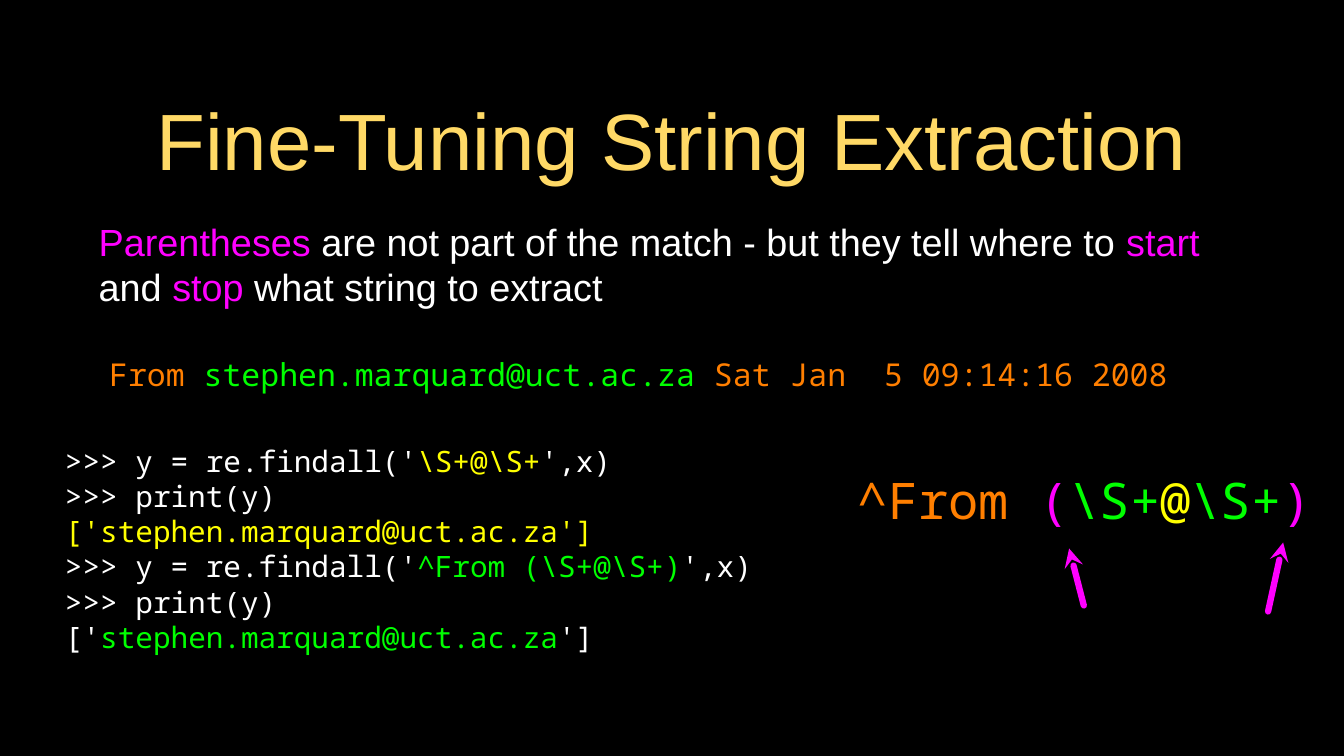
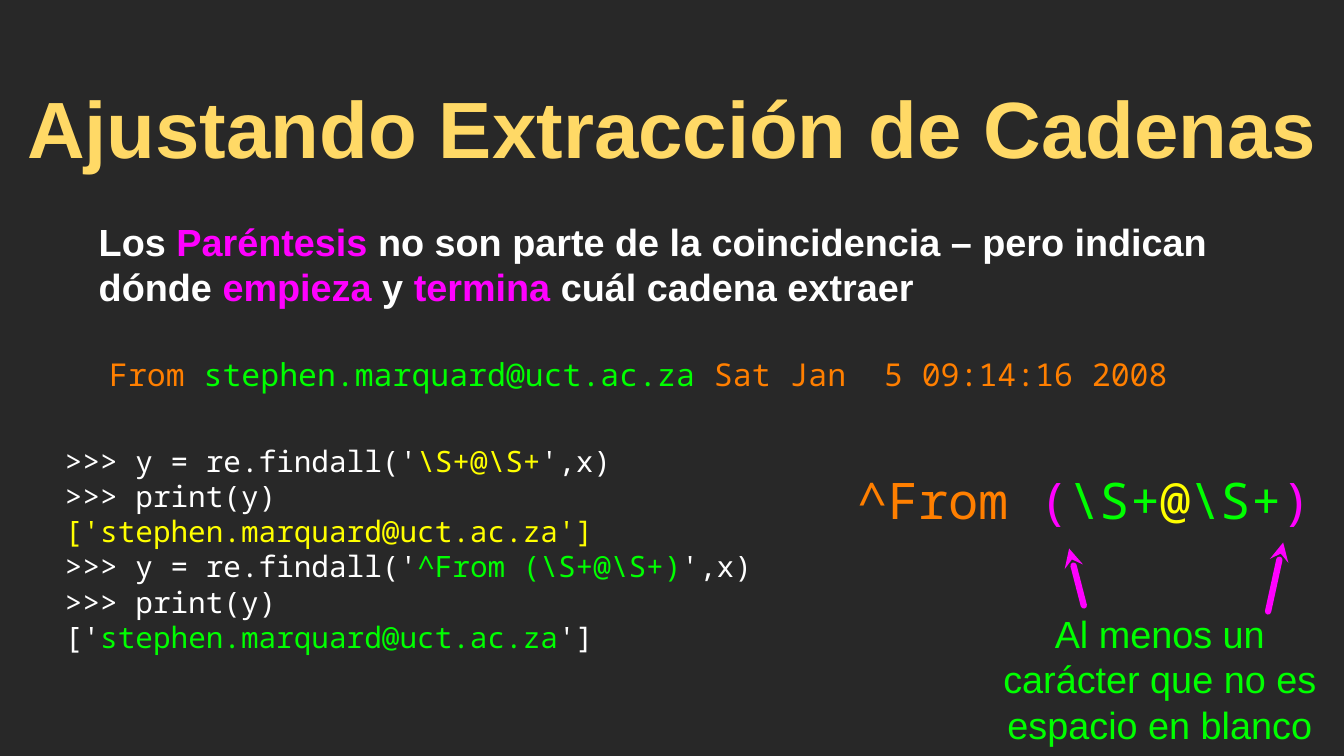
Before and after one commit to csev/py4e, a slide deck: slide 19 of lectures3/Pythonlearn-11-Regex.pptx. Drawn at 1344x756 pixels with LibreOffice and Linux fonts; fonts in the diff are those of the drawing. Boxes give left, top, right and bottom in pixels: in the first picture for what was removed or moved away, otherwise in the second. Text is boxed around its words. In the diff, an @@ line names an element or a change of style, - is before the commit and + after.

```diff
--- a/lectures3/Pythonlearn-11-Regex.pptx
+++ b/lectures3/Pythonlearn-11-Regex.pptx
@@ background #000000 to #282828 @@
@@ title at [27,99,1316,173]: text changed; bold on @@
-Fine-Tuning String Extraction
+Ajustando Extracción de Cadenas
@@ text at [99,228,1207,308]: text changed; bold on @@
-Parentheses are not part of the match - but they tell where to start and stop what string to extract
+Los Paréntesis no son parte de la coincidencia – pero indican dónde empieza y termina cuál cadena extraer
@@ text added at [1003,620,1316,746], 36 pt, text #00FF00 @@
+Al menos un carácter que no es espacio en blanco
@@ rectangle removed at [0,691,1344,756] @@
```
Also in this commit, not shown: 27 other slides changed, 6 slides added, 6 slides removed, 1 other file.
